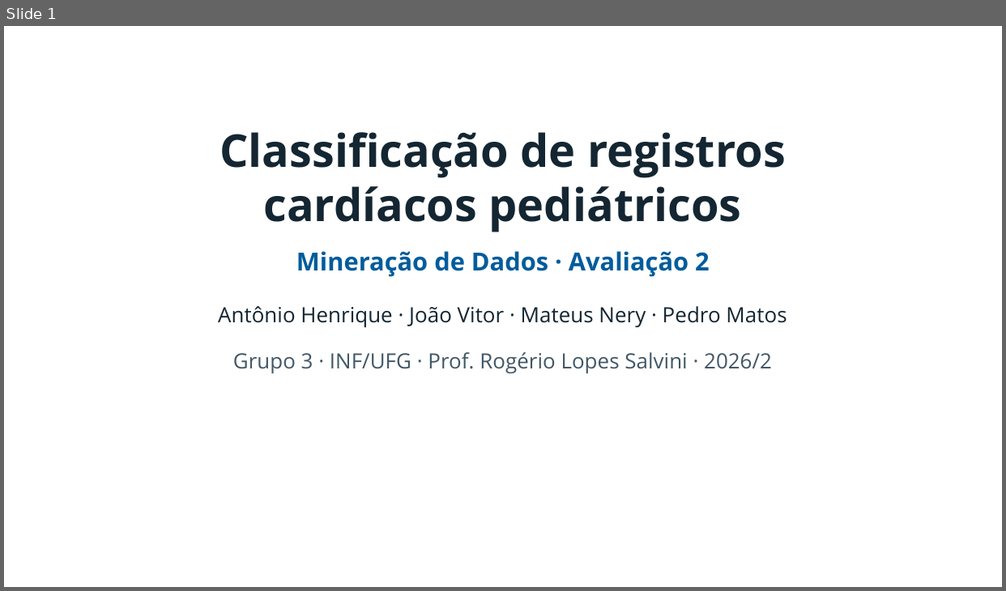
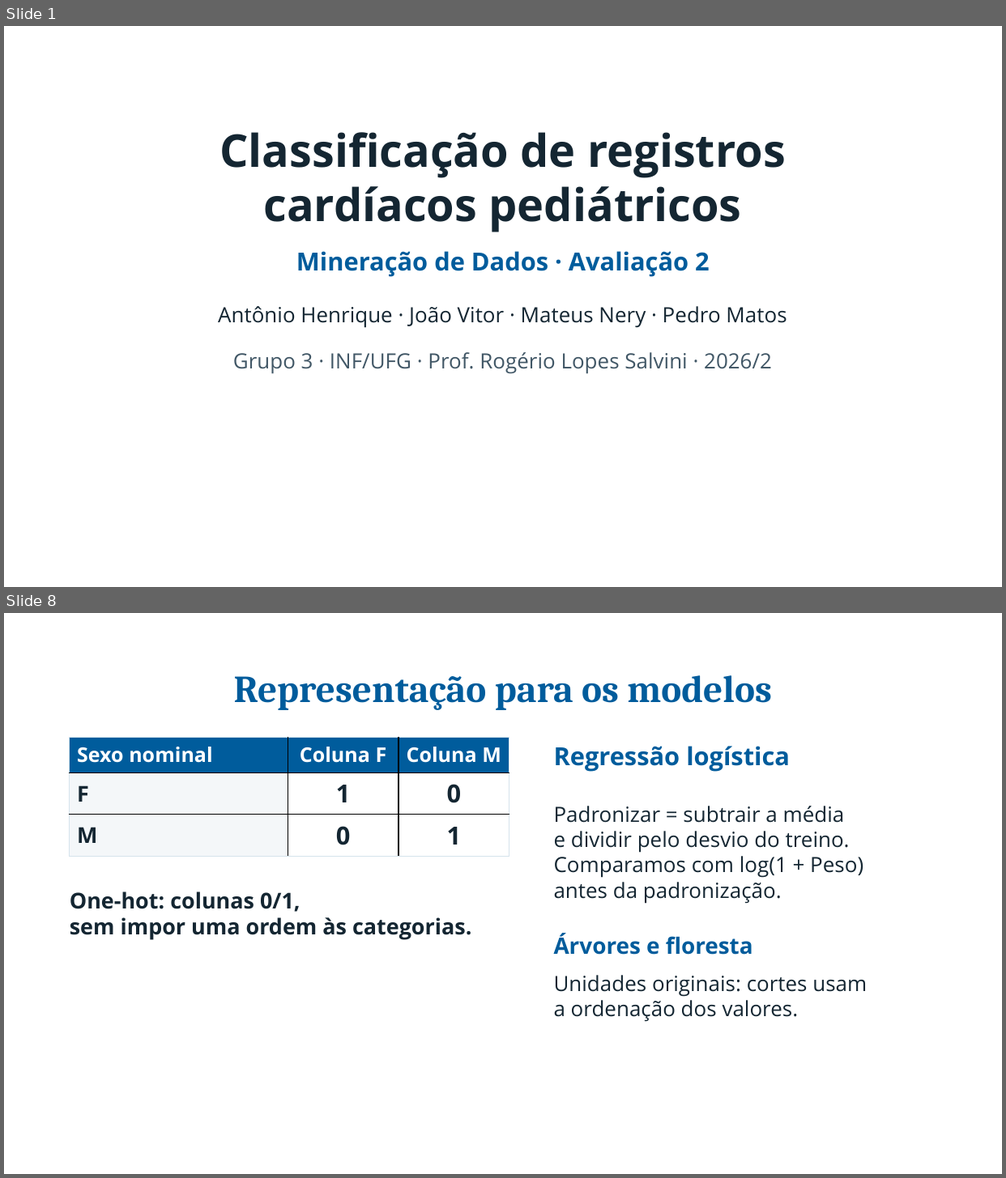
Before and after one commit to pedroafm06/Data-Mining, a slide deck: presentation/a2_inf/output/Apresentacao_A2_INF.pptx. Shown one above the other, each under a label of ours: slide 1 before the commit, slides 1 and 8 after it; the slides between them are not shown. The pictures are 1006x591 and 1006x1178 pixels, drawn with LibreOffice and Linux fonts; fonts in the diff are those of the drawing; background and template pictures are left out. Boxes give left, top, right and bottom in pixels: in the first picture for what was removed or moved away, otherwise in the second. Text is boxed around its words. In the diff, an @@ line names an element or a change of style, - is before the commit and + after.

```diff
--- a/presentation/a2_inf/output/Apresentacao_A2_INF.pptx
+++ b/presentation/a2_inf/output/Apresentacao_A2_INF.pptx
@@ slide 8 added at bbox=[4, 613, 1002, 1174], background picture (left out) @@
@@ text added at bbox=[234, 675, 771, 710], 36.8 pt, text #005C9C, bold @@
+Representação para os modelos
@@ table added at bbox=[70, 737, 510, 855], 3 rows, 3 columns @@
+Sexo nominal | Coluna F | Coluna M
+F | 1 | 0
+M | 0 | 1
@@ text added at bbox=[554, 746, 790, 772], 24 pt, text #005C9C, bold @@
+Regressão logística
@@ text added at bbox=[554, 806, 863, 903], 20.2 pt, text #142632 @@
+Padronizar = subtrair a média
+e dividir pelo desvio do treino.
+Comparamos com log(1 + Peso)
+antes da padronização.
@@ text added at bbox=[70, 892, 471, 940], 21 pt, text #142632, bold @@
+One-hot: colunas 0/1,
+sem impor uma ordem às categorias.
@@ text added at bbox=[554, 933, 753, 955], 21.8 pt, text #005C9C, bold @@
+Árvores e floresta
@@ text added at bbox=[554, 975, 867, 1022], 20.2 pt, text #142632 @@
+Unidades originais: cortes usam
+a ordenação dos valores.
@@ text added at bbox=[37, 1127, 185, 1155], 15.8 pt, text #FFFFFF, italic @@
+08 / 22
```
Also in this commit, not shown: 4 other slides changed, 16 other slides added, 11 slides removed, 11 other files.
